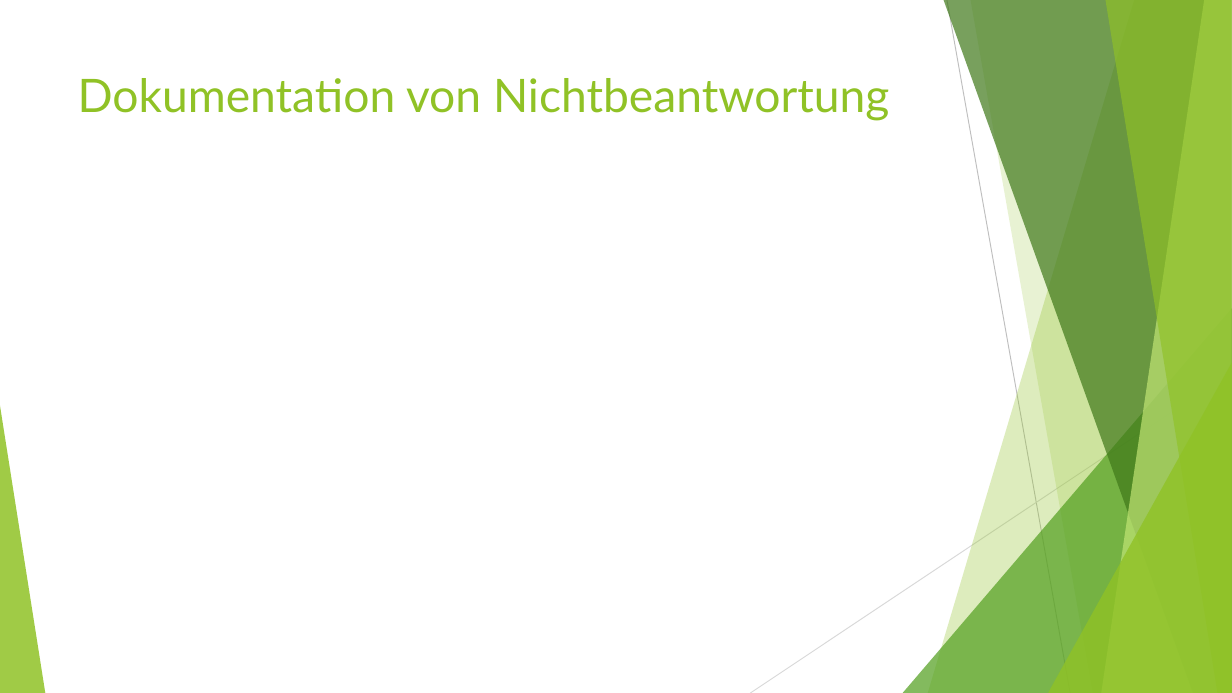
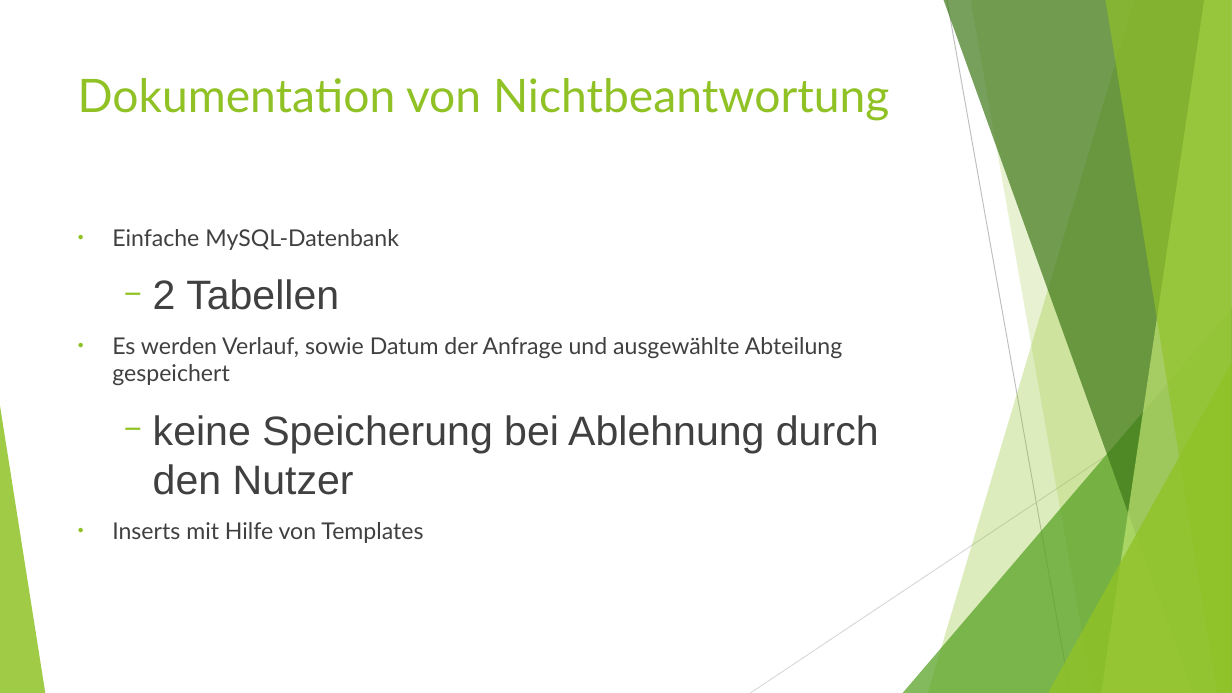
Before and after one commit to FlorianMein/LF6ChatBot, a slide deck: slide 15 of Chatbot LF6.odp. Drawn at 1232x693 pixels with LibreOffice and Linux fonts; fonts in the diff are those of the drawing. Boxes give left, top, right and bottom in pixels: in the first picture for what was removed or moved away, otherwise in the second. Text is boxed around its words. In the diff, an @@ line names an element or a change of style, - is before the commit and + after.

```diff
--- a/Chatbot LF6.odp
+++ b/Chatbot LF6.odp
@@ text added at (112,229,879,543), 18 pt, text #404040 @@
+● Einfache MySQL-Datenbank
+  − 2 Tabellen
+● Es werden Verlauf, sowie Datum der Anfrage und ausgewählte Abteilung gespeichert
+  − keine Speicherung bei Ablehnung durch den Nutzer
+● Inserts mit Hilfe von Templates
```
Also in this commit, not shown: 1 other slide changed, 1 slide added, 1 slide removed.
